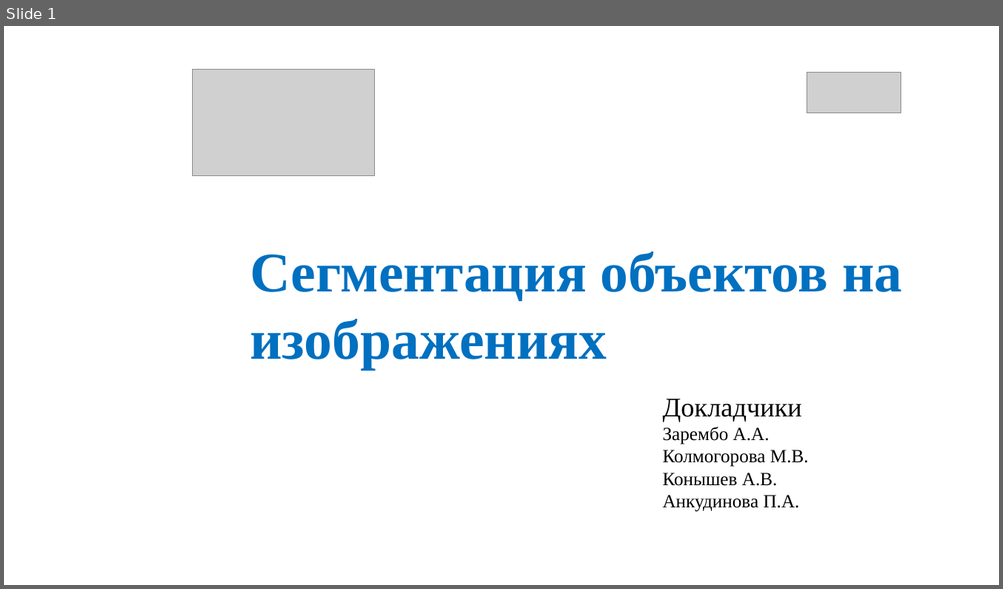
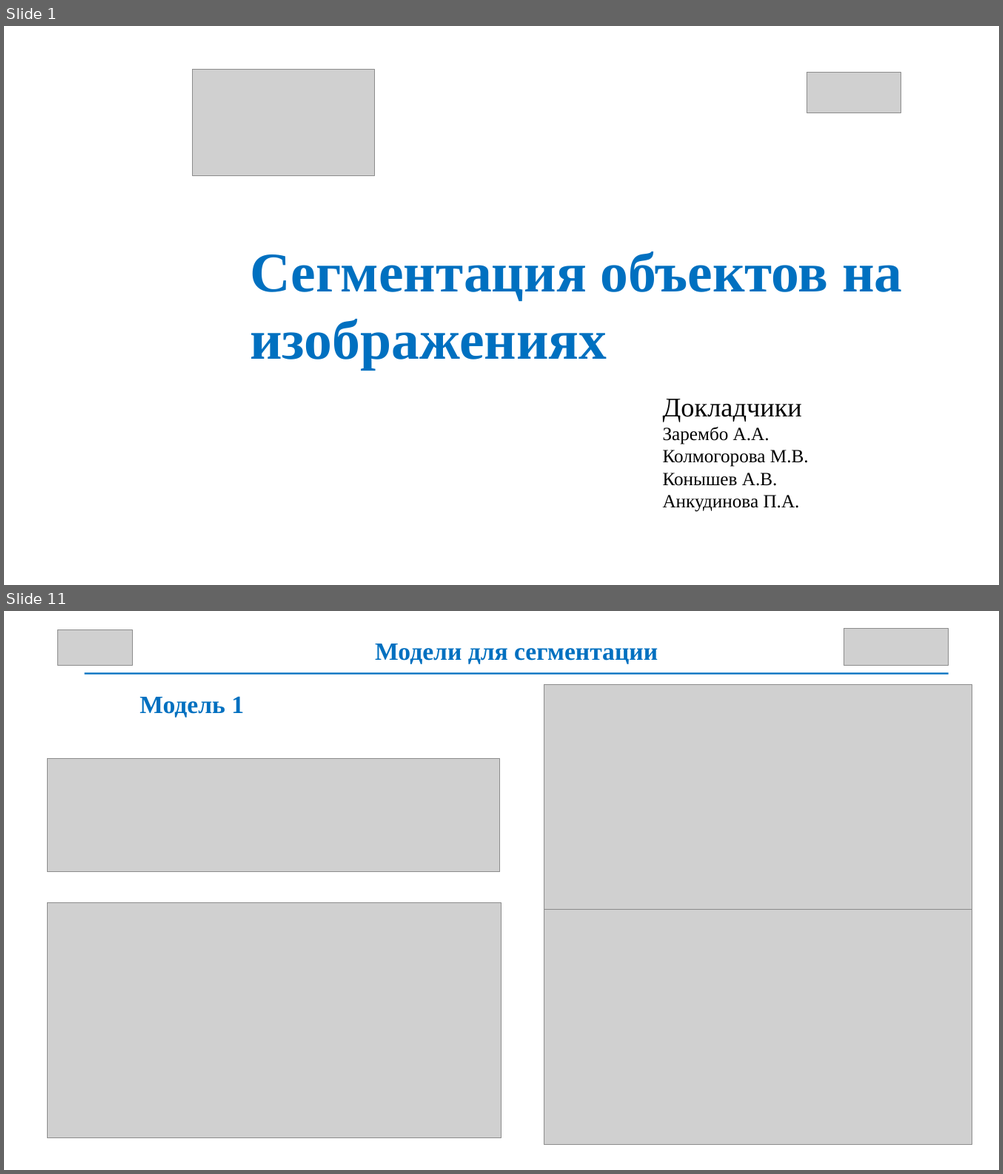
Before and after one commit to lloppy/segmentation, a slide deck: Dpo.pptx. Shown one above the other, each under a label of ours: slide 1 before the commit, slides 1 and 11 after it; the slides between them are not shown. The pictures are 1003x589 and 1003x1174 pixels, drawn with LibreOffice and Linux fonts; fonts in the diff are those of the drawing; grey boxes stand for pictures; background and template pictures are left out. Boxes give left, top, right and bottom in pixels: in the first picture for what was removed or moved away, otherwise in the second. Text is boxed around its words. In the diff, an @@ line names an element or a change of style, - is before the commit and + after.

```diff
--- a/Dpo.pptx
+++ b/Dpo.pptx
@@ slide 11 added at [4, 611, 999, 1170], background #FFFFFF @@
@@ picture added at [57, 629, 131, 666] @@
@@ picture added at [843, 629, 948, 666] @@
@@ text added at [375, 644, 657, 664], 24 pt, text #0070C0, bold @@
+Модели для сегментации
@@ rectangle added at [85, 673, 948, 675], fill #0070C0 @@
@@ text added at [139, 696, 244, 718], 24 pt, text #0070C0, bold @@
+Модель 1
@@ picture added at [544, 685, 972, 920] @@
@@ picture added at [47, 759, 500, 872] @@
@@ picture added at [47, 903, 502, 1139] @@
@@ picture added at [544, 910, 972, 1145] @@
```
Also in this commit, not shown: 4 slides changed, 5 other slides added, 1 slide removed, 1 other file.
